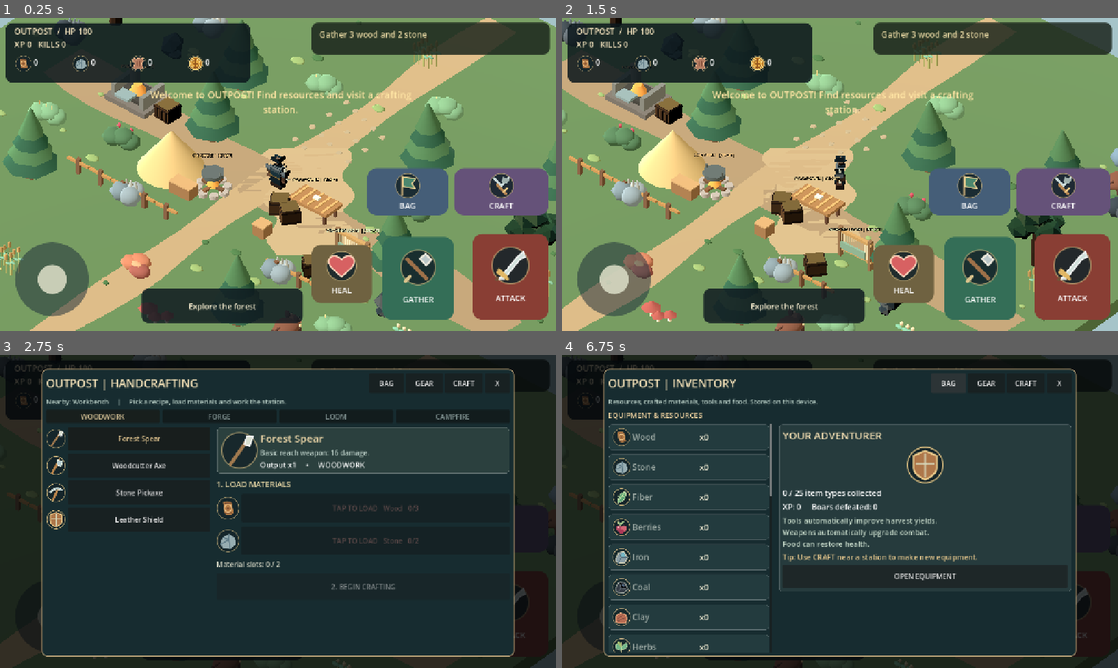
Above: before the commit, frames 1-4 (two rows, left to right).
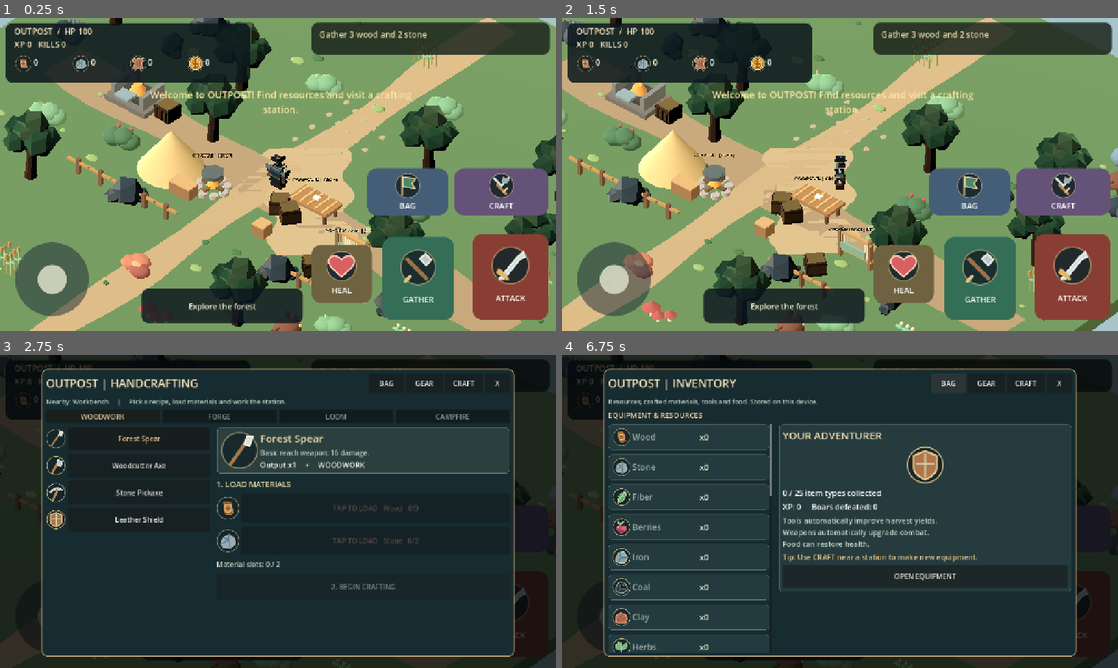
Above: after the commit, the same moments.

Repository: Smurfis/outpost-rpg
Game: Godot game, scene res://scenes/main.tscn
The game is run twice, just before and just after one commit, with the same random seed, the same clock (stepped at 60 frames per second) and the same inputs.
Inputs (mouse positions are in pixels of both pictures, inside the frame that each line leads up to):
- Up to frame 1 (0.25 s): no input
- Up to frame 2 (1.5 s): move the mouse to (962, 158) at 0.52 s; hold D (outpost_right) 0.53-1.25 s; hold F (outpost_attack) 0.53-1.25 s; click (962, 158) at 0.67 s; tap Space at 0.77 s; drag from (728, 190) to (812, 237) at 1.27 s
- Up to frame 3 (2.75 s): move the mouse to (333, 442) at 2.02 s; hold D (outpost_right) from 2.03 s (still down); hold C (outpost_craft) from 2.03 s (still down)
- Up to frame 4 (6.75 s): release D (outpost_right) at 2.75 s; release C (outpost_craft) at 2.75 s; click "GATHER" at 2.75 s; click "ATTACK" at 3.5 s; click "CRAFT" at 4.25 s; click "BAG" at 5 s; click "HEAL" at 5.75 s; click "BAG" at 6.5 s

The runs differ from the first frame. In frame 1, 8.0% of the frame differs, in the area x 0-100%, y 0-99%; in frame 2, 6.6%; in frame 3, 0.1%; in frame 4, 0.1%.
Error in both runs: Invalid type in function 'render_status' in base 'CanvasLayer (hud.gd)'. Cannot convert argument 5 from String to bool. (res://scripts/game.gd:102)

Commit message:
feat: modelled harvestable trees and rocks with contextual ground rings and hit count labels

Diff:
--- a/scripts/resource_node.gd
+++ b/scripts/resource_node.gd
@@ -6,6 +6,8 @@
 var cooldown: float = 0.0
 var recovery: float = 18.0
 var initial_scale: Vector3 = Vector3.ONE
+var target_label: Label3D
+var target_ring: MeshInstance3D
 
 func setup(resource_type: String) -> void:
 	kind = resource_type
@@ -34,7 +36,48 @@
 	hits_left = 3 if kind in ["wood", "stone", "iron", "coal", "clay"] else 2
 	recovery = 28.0 if kind in ["iron", "coal", "herbs"] else 18.0
 	initial_scale = scale
+	_setup_target_marker()
 	add_to_group("resources")
+
+func _model(id: String, size_factor: Vector3) -> void:
+	var model := MeshInstance3D.new()
+	model.name = "HarvestableModel"
+	model.mesh = load("res://assets/models/" + id + ".obj") as Mesh
+	model.scale = size_factor
+	add_child(model)
+
+func _setup_target_marker() -> void:
+	target_label = Label3D.new()
+	target_label.text = kind.capitalize() + " • " + str(hits_left) + " hits"
+	target_label.billboard = BaseMaterial3D.BILLBOARD_ENABLED
+	target_label.font_size = 43
+	target_label.pixel_size = 0.006
+	target_label.position = Vector3(0, 1.85, 0)
+	target_label.modulate = Color("fff0c4")
+	target_label.visible = false
+	add_child(target_label)
+	var halo_mesh := TorusMesh.new()
+	halo_mesh.inner_radius = 1.11
+	halo_mesh.outer_radius = 1.22
+	halo_mesh.rings = 9
+	halo_mesh.ring_segments = 28
+	target_ring = MeshInstance3D.new()
+	target_ring.mesh = halo_mesh
+	target_ring.position = Vector3(0, 0.05, 0)
+	var mat := StandardMaterial3D.new()
+	mat.albedo_color = Color("cdb270")
+	mat.shading_mode = BaseMaterial3D.SHADING_MODE_UNSHADED
+	mat.cull_mode = BaseMaterial3D.CULL_DISABLED
+	target_ring.material_override = mat
+	target_ring.visible = false
+	add_child(target_ring)
+
+func set_targeted(selected: bool) -> void:
+	if target_label != null:
+		target_label.visible = selected and active
+		target_label.text = kind.capitalize() + " • " + str(hits_left) + " hits"
+	if target_ring != null:
+		target_ring.visible = selected and active
 
 func _material(color: Color) -> StandardMaterial3D:
 	var m := StandardMaterial3D.new()
@@ -73,13 +116,11 @@
 	_part(m, at, Vector3.ONE, color)
 
 func _pine() -> void:
-	_spike(0.33, 0.20, 2.8, Vector3(0, 1.4, 0), Color("70492e"))
-	for i in range(4):
-		_spike(1.75 - float(i) * 0.31, 0.06, 1.85, Vector3(0, 2.0 + float(i) * 0.75, 0), Color("29583f") if i % 2 == 0 else Color("48744a"))
-	_spike(0.43, 0.35, 0.12, Vector3(0, 0.11, 0), Color("60472c"))
+	# Original OBJ, with a twisted trunk and layered low-poly foliage.
+	_model("oak_tree", Vector3(0.83, 0.83, 0.83))
 
 func _rock() -> void:
-	_ore(Color("758992"), Color("a7aba4"))
+	_model("rock_deposit", Vector3.ONE)
 
 func _ore(base: Color, vein: Color) -> void:
 	var points := [Vector3(-0.48, 0.52, 0.10), Vector3(0.42, 0.62, 0.26), Vector3(0.10, 0.39, -0.49)]
@@ -141,6 +182,8 @@
 	if not active:
 		return ""
 	hits_left -= 1
+	if target_label != null:
+		target_label.text = kind.capitalize() + " • " + str(hits_left) + " hits"
 	var bump := create_tween()
 	bump.tween_property(self, "scale", initial_scale * 1.07, 0.07)
 	bump.tween_property(self, "scale", initial_scale, 0.10)
